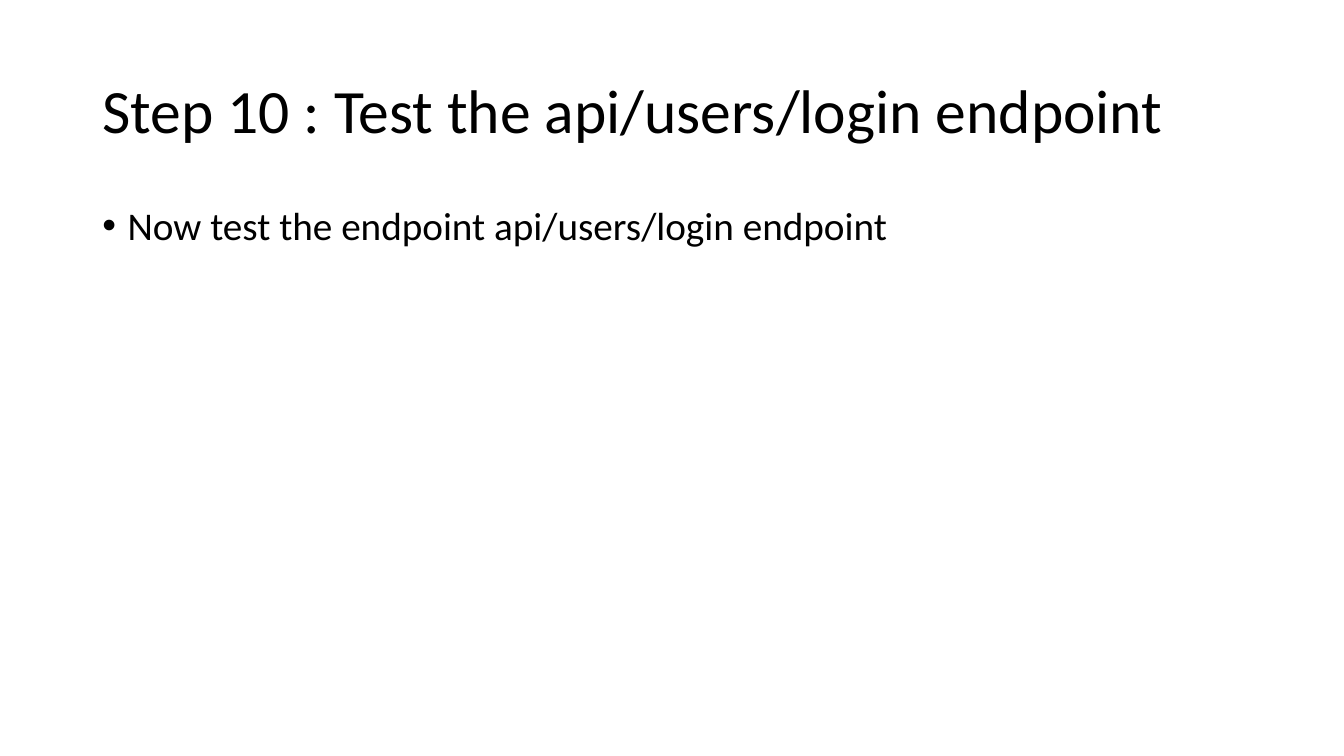
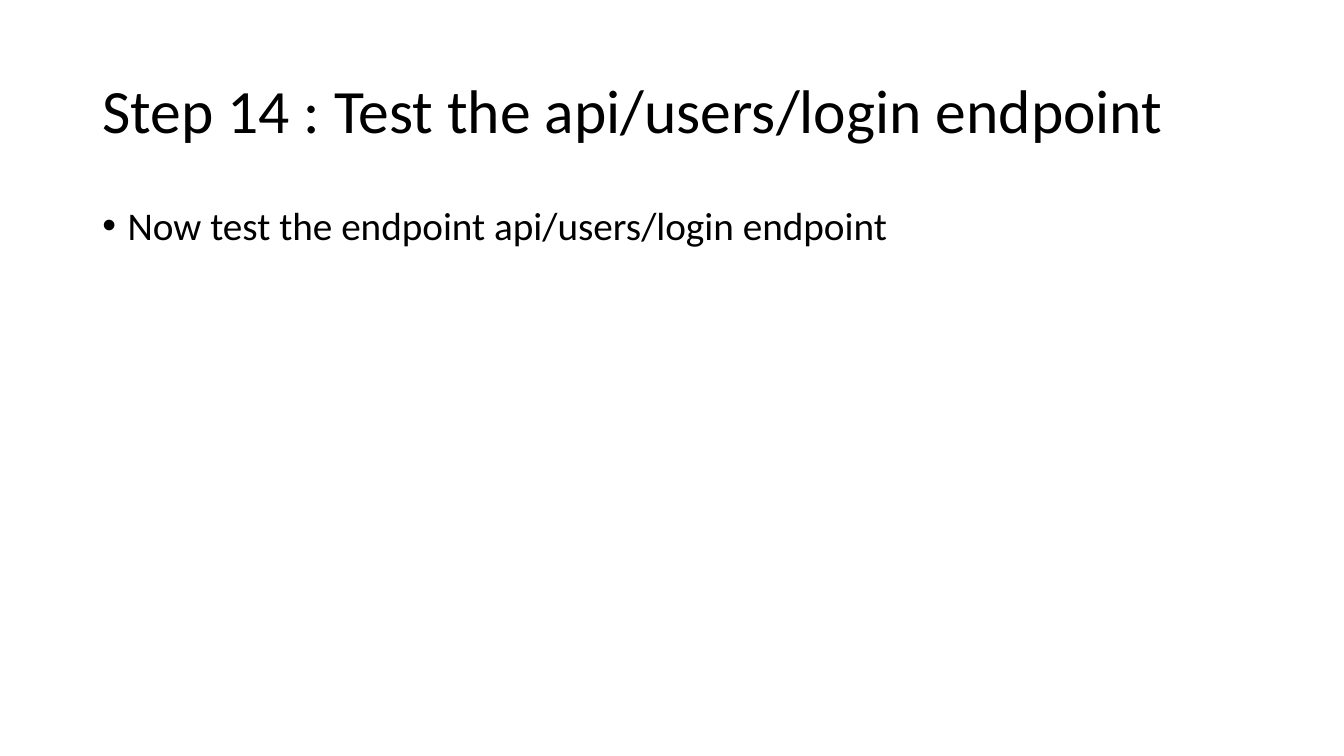
Before and after one commit to august-2026-training/PPTs, a slide deck: slide 16 of 3. Spring_Security_7_Securing_Rest_Endpoints.pptx (slide 11 before the commit). Drawn at 1344x756 pixels with LibreOffice and Linux fonts; fonts in the diff are those of the drawing. Boxes give left, top, right and bottom in pixels: in the first picture for what was removed or moved away, otherwise in the second. Text is boxed around its words. In the diff, an @@ line names an element or a change of style, - is before the commit and + after.

```diff
--- a/3. Spring_Security_7_Securing_Rest_Endpoints.pptx
+++ b/3. Spring_Security_7_Securing_Rest_Endpoints.pptx
@@ title at [102,90,1163,144]: text changed @@
-Step 10 : Test the api/users/login endpoint
+Step 14 : Test the api/users/login endpoint
```
Also in this commit, not shown: 8 other slides changed, 5 slides added.
